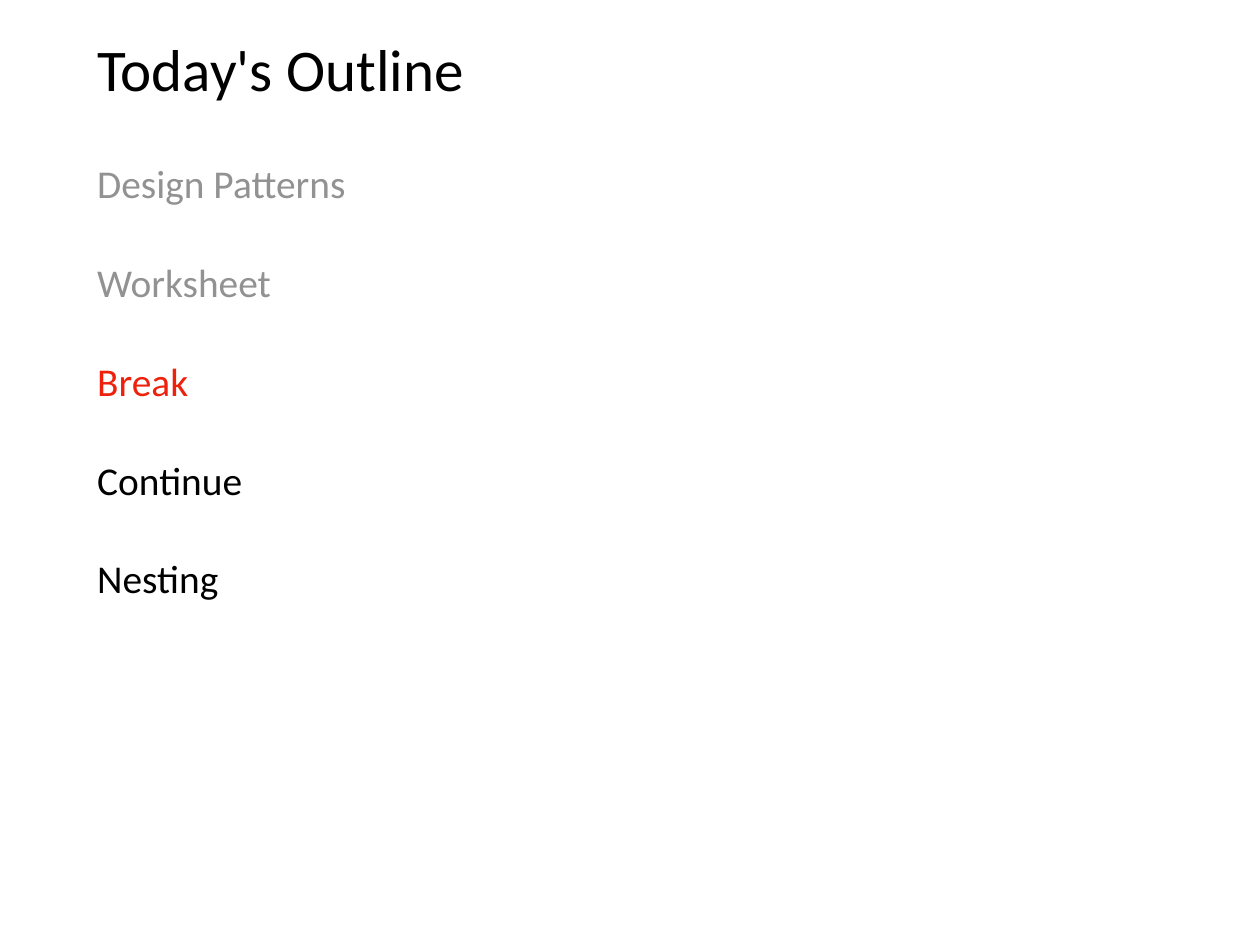
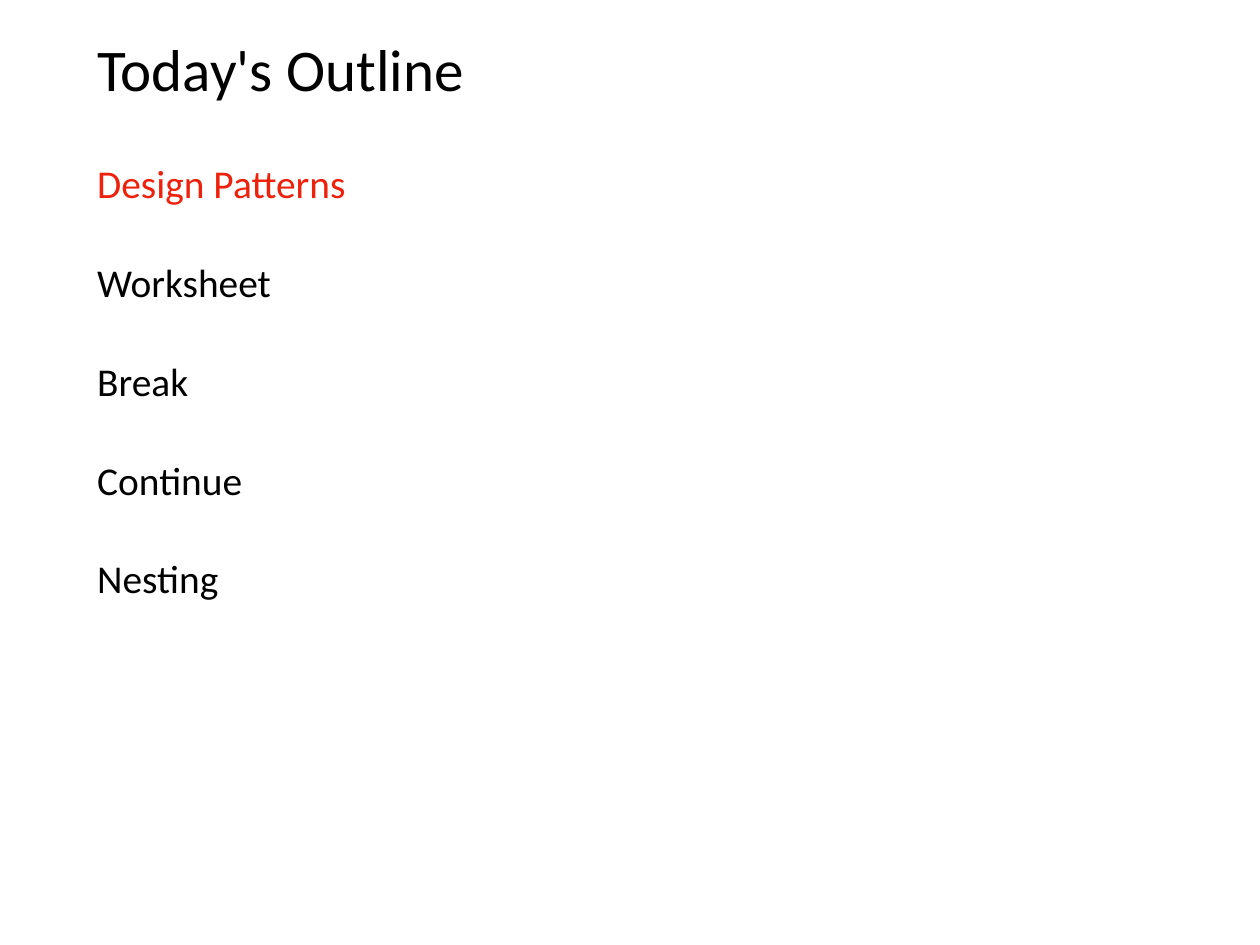
Before and after one commit to tylerharter/caraza-harter-com, a slide deck: slide 3 of tyler/meena/cs220/f21/materials/lec_12_F21.ppt (slide 38 before the commit). Drawn at 1260x945 pixels with LibreOffice and Linux fonts; fonts in the diff are those of the drawing. Boxes give left, top, right and bottom in pixels: in the first picture for what was removed or moved away, otherwise in the second. Text is boxed around its words. In the diff, an @@ line names an element or a change of style, - is before the commit and + after.

```diff
--- a/tyler/meena/cs220/f21/materials/lec_12_F21.ppt
+++ b/tyler/meena/cs220/f21/materials/lec_12_F21.ppt
@@ text at <box>97,171,345,397</box>: text colour #929292 to #EE220C in "Design Patterns"; text colour #929292 to #000000 in "Worksheet"; text colour #EE220C to #000000 in "Break" @@
```
Also in this commit, not shown: 2 other slides changed, 35 other files.
